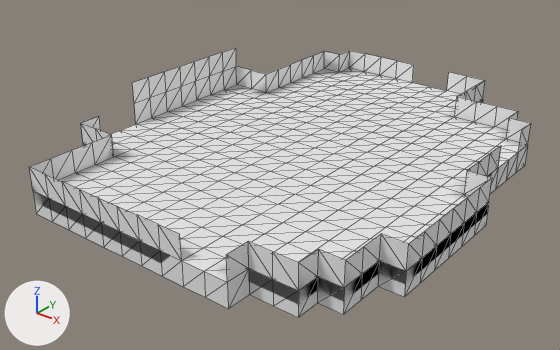
What one commit did to the OBJ model ETHGlobal Game/Assets/Meshes/Room1.obj.
Camera for both pictures: a camera (50 mm lens) standing at (10.44, -13.88, 6.73) and looking at (1.14, -2.24, -0.48). The lights are fixed; the arrows at lower left show +X, +Y and +Z. Mesh edges are drawn as thin lines. Where no turn or scale is listed for an object, it has been applied to the vertices. Vertices at the same position are counted once.
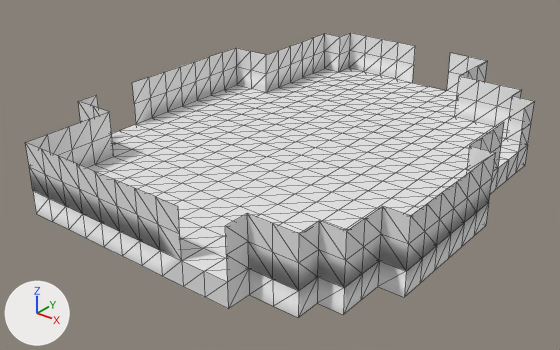
Boxes [x1, y1, x2, y2] around the edits, measured in the pictures (560 x 350 px):
'Default', reshaped: before [29, 48, 531, 318]; after [25, 33, 534, 318]
part 1 of me_default, added: after [25, 33, 534, 263]

Diff of the bpy script that builds the scene:
```diff
--- a/ETHGlobal Game/Assets/Meshes/Room1.obj.py
+++ b/ETHGlobal Game/Assets/Meshes/Room1.obj.py
@@ me_default @@
 # used by ob_default; location = (0.0, 0.0, 0.0)
-me_default.from_pydata(...)  # 453 vertices, 822 faces; spans x -2.5..5.5, y -6.5..3.5, z -0.5..1.0
+me_default.from_pydata(...)  # 513 vertices, 936 faces; spans x -2.5..5.5, y -6.5..3.5, z -0.5..1.0
+# me_default part 1
+# 60 new vertices lie (0.0, 0.0, 0.5) away from vertices in x -2.5..5.5, y -6.5..3.5, z 0.5
+# 114 new faces join them
 me_default.materials.append(mat_material2)
```
